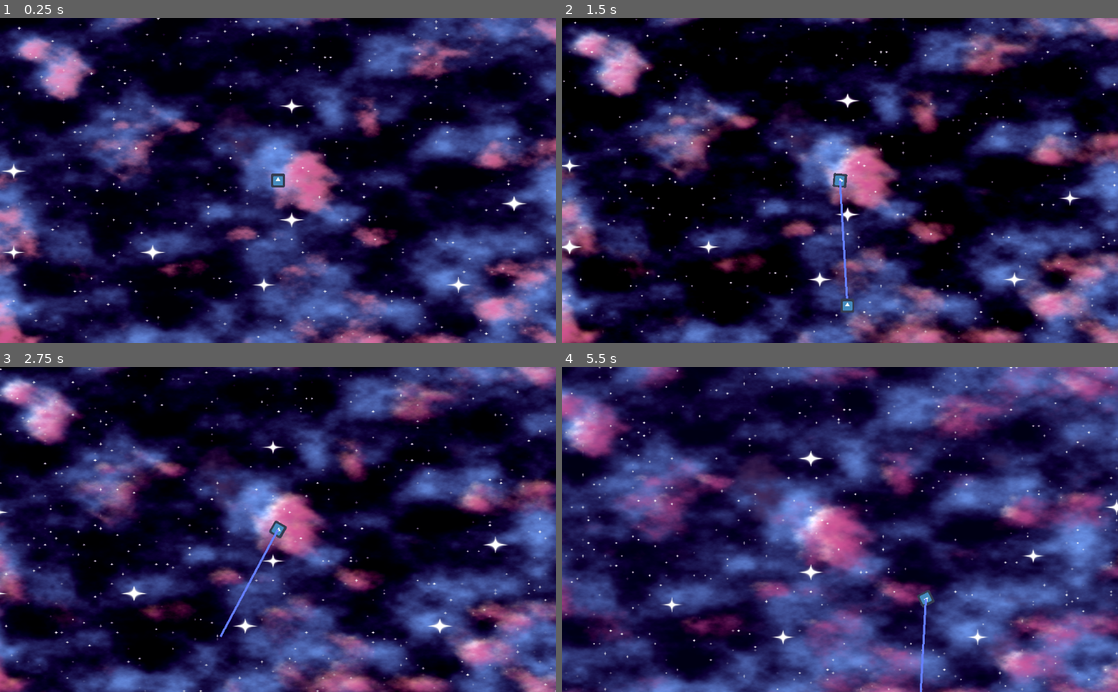
Above: before the commit, frames 1-4 (two rows, left to right).
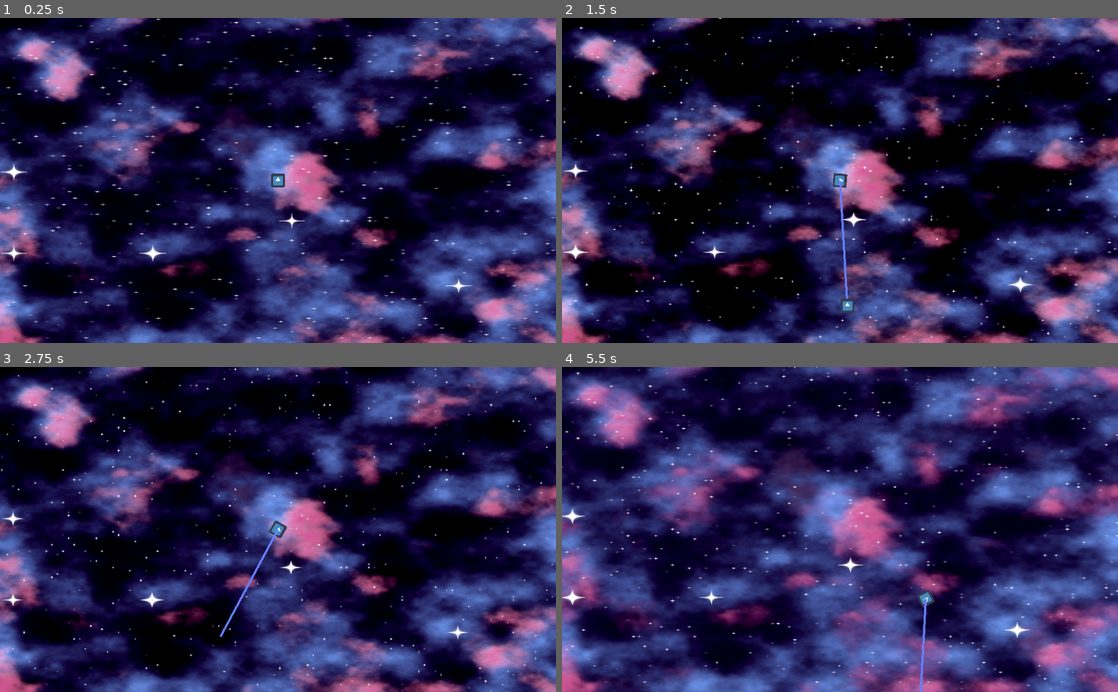
Above: after the commit, the same moments.

Repository: Jetpackjules/VP_Game_Jam
Game: Godot game, scene res://Main.tscn
Same seed, same stepped clock (60 frames per second), same inputs: the game is played once before the commit and once after it. The engine's default icon, where the game draws it, is replaced by a stand-in: a white triangle on a blue panel in a dark square.
Inputs:
- Up to frame 1 (0.25 s): no input
- Up to frame 2 (1.5 s): hold Right (ui_right) 0.53-1.28 s; tap W (increase_bullets) at 0.6, 1.35 s; tap Space (ui_select) at 0.77 s; hold Left (ui_left) from 1.28 s (still down)
- Up to frame 3 (2.75 s): tap Space (ui_select) at 1.52 s; release Left (ui_left) at 2.03 s; hold Right (ui_right) from 2.03 s (still down); tap W (increase_bullets) at 2.1 s
- Up to frame 4 (5.5 s): release Right (ui_right) at 2.78 s; hold Up (ui_up) 2.78-3.53 s; tap W (increase_bullets) every 0.75 s from 2.85 to 5.1 s; tap Space (ui_select) at 3.02, 3.77, 4.52 s; hold Left (ui_left) from 3.53 s (still down)

The runs differ from the first frame. In frame 1, 2.5% of the frame differs, in the area x 0-100%, y 0-100%; in frame 2, 38%; in frame 3, 58%; in frame 4, 71%.

Commit message:
cleaned up code

Diff:
--- a/Player/Player.gd
+++ b/Player/Player.gd
@@ -13,30 +13,14 @@
 onready var camera = get_node("../Camera2D")
 # State variables
 var velocity: Vector2 = Vector2()
-var line : Line2D
+onready var line : Line2D = get_node("Line2D")
 var enemies : Array = []
 var closest_enemy = null
 var fire_timer : Timer
 
-onready var clone_holder = get_node("Clone_Holder")
 func _ready():
 	emitters.add_child(load("res://Projectiles/Basic/Emitter.tscn").instance())
-	# cloning sprite:
-#	var screen_size = get_viewport_rect().size*camera.zoom.x
-#	var screen_size = Vector2(500, 500)
-#	# Create 4 clones of the player sprite
-#	for i in range(4):
-#		var clone = duplicate()
-#		clone.position += Vector2(screen_size.x if i % 2 == 0 else 0, screen_size.y if i < 2 else 0)
-#		clone_holder.add_child(clone)
 
-	line = get_node("Line2D")
-	fire_timer = Timer.new()
-	fire_timer.wait_time = fire_speed
-	fire_timer.one_shot = false
-	fire_timer.connect("timeout", self, "_on_fire_timer_timeout")
-	add_child(fire_timer)
-	fire_timer.start()
 
 
 #	enemies = get_tree().get_nodes_in_group("enemies")
--- a/Water_Shader.tres
+++ b/Water_Shader.tres
@@ -5,7 +5,7 @@
 [resource]
 shader = ExtResource( 1 )
 shader_param/OCTAVE = 12
-shader_param/timescale = 5.0
+shader_param/timescale = 1.0
 shader_param/CLOUD1_COL = Color( 0.41, 0.64, 0.78, 0.4 )
 shader_param/CLOUD2_COL = Color( 0.99, 0.79, 0.46, 0.2 )
 shader_param/CLOUD3_COL = Color( 0.81, 0.31, 0.59, 1 )
@@ -14,4 +14,4 @@
 shader_param/zoomScale = 10.0
 shader_param/size = 10.0
 shader_param/starscale = 20.0
-shader_param/prob = 0.98
+shader_param/prob = 0.988
